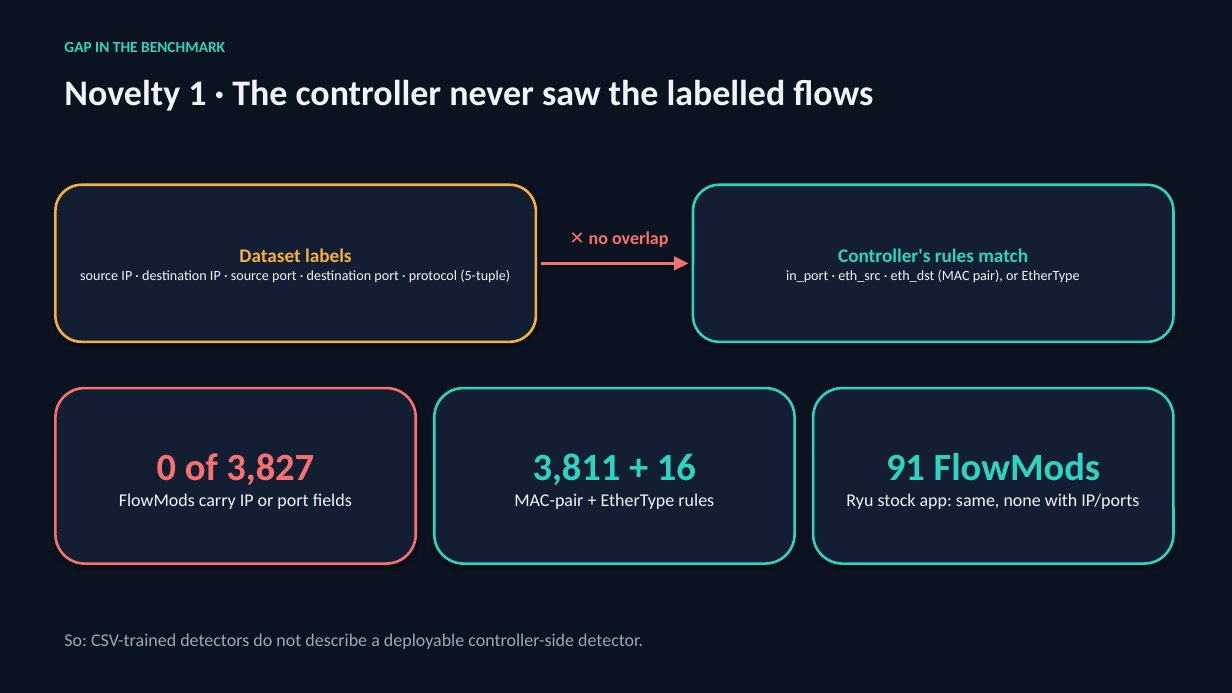
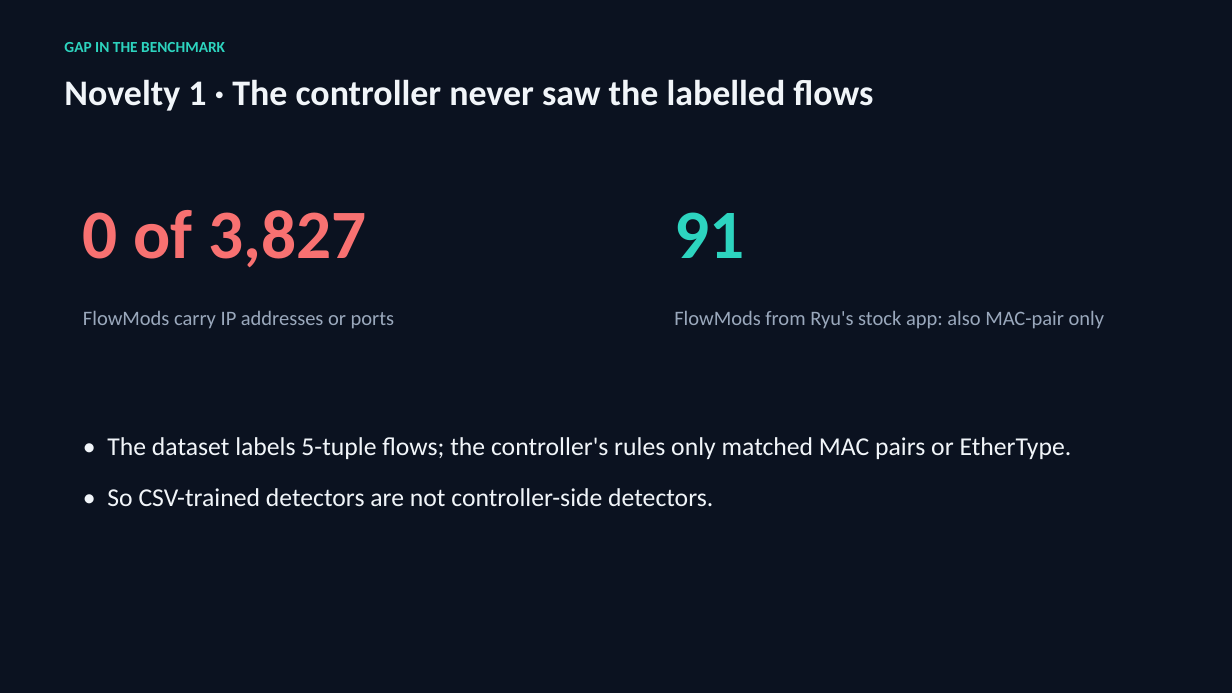
Before and after one commit to adhyan-jain/Proteus, a slide deck: slide 4 of research/insdn_controller/PRESENTATION.pptx. Drawn at 1232x693 pixels with LibreOffice and Linux fonts; fonts in the diff are those of the drawing. Boxes give left, top, right and bottom in pixels: in the first picture for what was removed or moved away, otherwise in the second. Text is boxed around its words. In the diff, an @@ line names an element or a change of style, - is before the commit and + after.

Commit message:
Deck: simplify slides (bullets, big numbers, two charts); keep flowchart only for the architecture slide

```diff
--- a/research/insdn_controller/PRESENTATION.pptx
+++ b/research/insdn_controller/PRESENTATION.pptx
@@ rounded rectangle removed at box(55, 185, 536, 342) @@
-Dataset labels
-source IP · destination IP · source port · destination port · protocol (5-tuple)
@@ rounded rectangle removed at box(693, 185, 1174, 342) @@
-Controller's rules match
-in_port · eth_src · eth_dst (MAC pair), or EtherType
@@ text added at box(83, 210, 366, 267), 54 pt, text #F87171, bold @@
+0 of 3,827
@@ text removed at box(589, 231, 668, 247) @@
-✕ no overlap
@@ text added at box(674, 212, 744, 258), 54 pt, text #2DD4BF, bold @@
+91
@@ arrow removed from (541, 263) to (689, 263) @@
@@ text added at box(83, 311, 395, 329), 16 pt, text #9AA8BC @@
+FlowMods carry IP addresses or ports
@@ text added at box(674, 311, 1105, 329), 16 pt, text #9AA8BC @@
+FlowMods from Ryu's stock app: also MAC-pair only
@@ rounded rectangle removed at box(55, 388, 416, 564) @@
-0 of 3,827
-FlowMods carry IP or port fields
@@ rounded rectangle removed at box(434, 388, 795, 564) @@
-3,811 + 16
-MAC-pair + EtherType rules
@@ rounded rectangle removed at box(813, 388, 1174, 564) @@
-91 FlowMods
-Ryu stock app: same, none with IP/ports
@@ text at box(107, 437, 1072, 506): text changed; size 14 to 20 pt; text colour #9AA8BC to #F1F5F9 @@
-So: CSV-trained detectors do not describe a deployable controller-side detector.
+• The dataset labels 5-tuple flows; the controller's rules only matched MAC pairs or EtherType.
+• So CSV-trained detectors are not controller-side detectors.
```
Also in this commit, not shown: 8 other slides changed, 1 other file.
